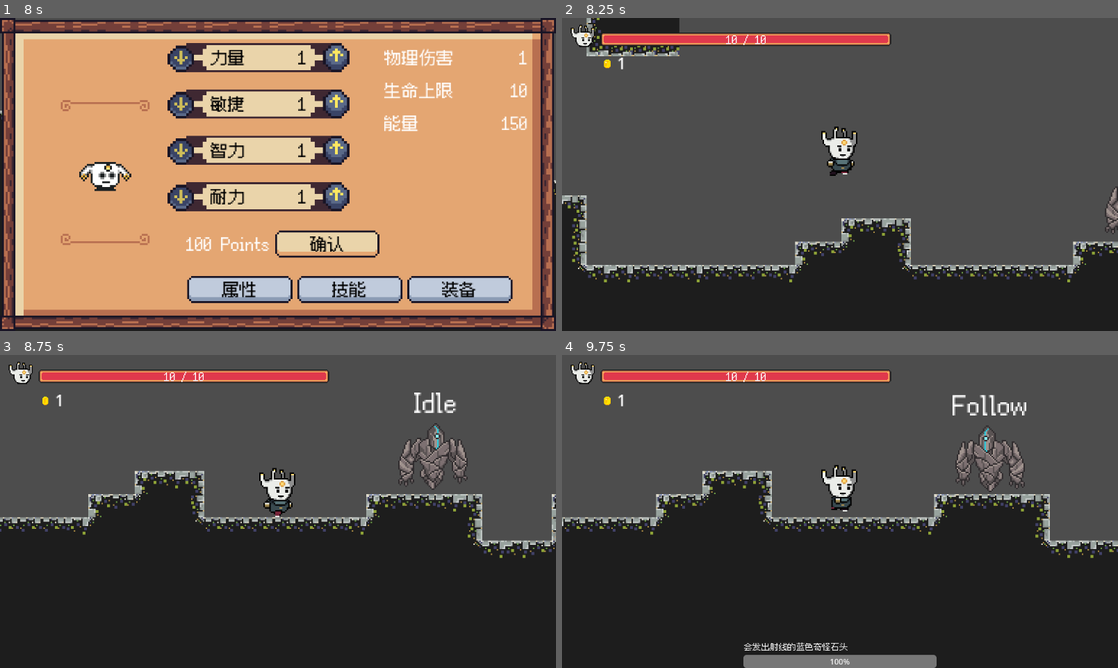
Above: before the commit, frames 1-4 (two rows, left to right).
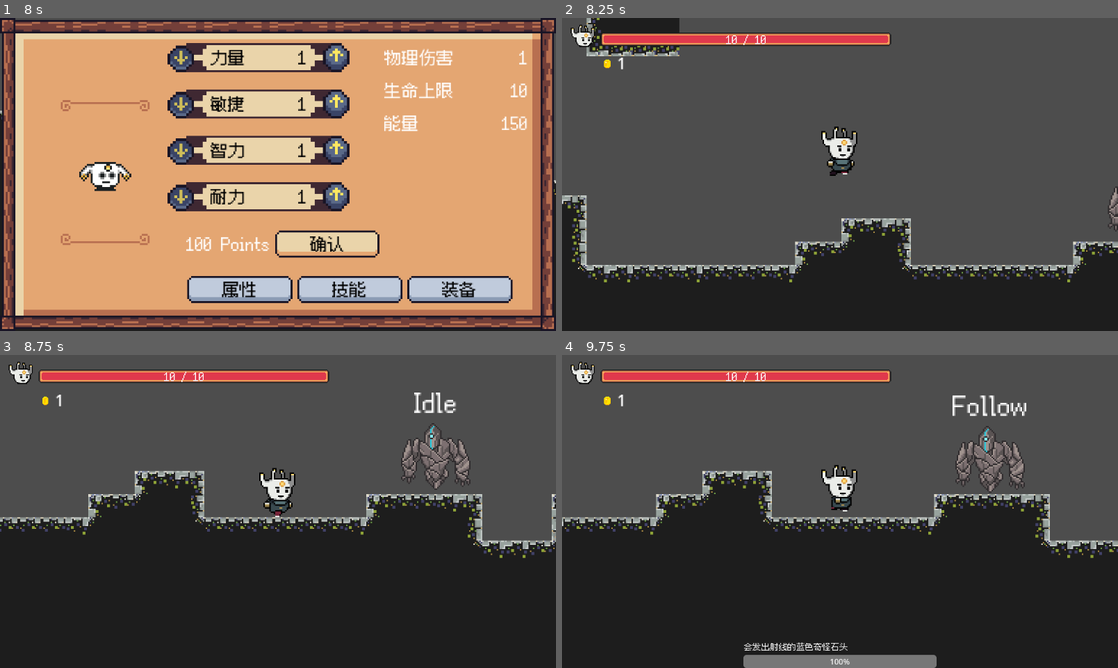
Above: after the commit, the same moments.

Repository: NaxxHua/brain-GD4-prototype
Game: Godot game, scene res://Scenes/main_scene.tscn
The game is run twice, just before and just after one commit, with the same random seed, the same clock (stepped at 60 frames per second) and the same inputs.
Inputs (mouse positions are in pixels of both pictures, inside the frame that each line leads up to):
- Up to frame 1 (8 s): hold V (CharacterSheet) 0.53-1.28 s; hold Right (ui_right) 0.53-2 s; tap V (CharacterSheet) at 1.35, 7.35 s; click (339, 58) at 2.02 s; click (183, 58) at 2.75 s; click "确认" at 3.5 s; click "属性" at 4.25 s; click "技能" at 5 s; click "装备" at 5.75 s; tap Enter at 6.5 s; hold Left (ui_left) 6.53-7.28 s; hold V (CharacterSheet) 6.53-7.28 s; hold Right (ui_right) from 7.28 s (still down)
- Up to frame 2 (8.25 s): keep holding Right (ui_right); tap Space at 8 s; hold V (CharacterSheet) from 8.03 s (still down)
- Up to frame 3 (8.75 s): keep holding Right (ui_right); keep holding V (CharacterSheet)
- Up to frame 4 (9.75 s): release Right (ui_right) at 8.78 s; release V (CharacterSheet) at 8.78 s; hold Left (ui_left) 8.78-9.53 s; tap V (CharacterSheet) at 8.85 s; tap Enter at 9.5 s; hold Right (ui_right) from 9.53 s (still down); hold V (CharacterSheet) from 9.53 s (still down)

Frame 1 is identical in both runs. In frame 2, 0.2% of the frame differs, in the area x 97-100%, y 54-70%; in frame 3, 1.1%, in the area x 71-85%, y 21-44%; in frame 4, 0.3%.

Commit message:
feat: added melee state

Diff:
--- a/Scenes/Enemies/golem_boss.tscn
+++ b/Scenes/Enemies/golem_boss.tscn
@@ -8,6 +8,7 @@
 [ext_resource type="Script" path="res://Scripts/FiniteStateMachine.gd" id="5_3t2t3"]
 [ext_resource type="Script" path="res://Scripts/Idle.gd" id="6_w0vp8"]
 [ext_resource type="Script" path="res://Scripts/Follow.gd" id="7_rhxfi"]
+[ext_resource type="Script" path="res://Scripts/MeleeAttack.gd" id="9_wjf77"]
 
 [sub_resource type="Animation" id="Animation_h2qqo"]
 length = 0.001
@@ -441,7 +442,7 @@
 script = ExtResource("7_rhxfi")
 
 [node name="MeleeAttack" type="Node2D" parent="FiniteStateMachine"]
-script = ExtResource("3_ge3kq")
+script = ExtResource("9_wjf77")
 
 [node name="HomingMissile" type="Node2D" parent="FiniteStateMachine"]
 script = ExtResource("3_ge3kq")
--- a/Scenes/main_scene.tscn
+++ b/Scenes/main_scene.tscn
@@ -577,6 +577,8 @@
 
 [node name="GolemBoss" parent="." instance=ExtResource("23_41m8x")]
 position = Vector2(2223, 1002)
+collision_layer = 3
+collision_mask = 1
 
 [connection signal="body_entered" from="Door2/portal" to="Door2/portal" method="_on_body_entered"]
 [connection signal="opening_door" from="Switch" to="Door" method="_on_switch_opening_door"]
--- /dev/null
+++ b/Scripts/MeleeAttack.gd
@@ -0,0 +1,9 @@
+extends State
+
+func enter():
+	super.enter()
+	animation_player.play("melee_attack")
+
+func transition():
+	if owner.direction.length() > 30:
+		get_parent().change_state("Follow")
--- a/Scripts/golem_boss.gd
+++ b/Scripts/golem_boss.gd
@@ -5,10 +5,13 @@
 
 var direction : Vector2
 
+var gravity = 2000
+
 func _ready():
 	set_physics_process(false)
 
 func _process(delta):
+	direction = player.position - position
 	if direction.x < 0 :
 		sprite.flip_h = true
 	else:
@@ -17,4 +20,5 @@
 func _physics_process(delta):
 	direction = player.position - position
 	velocity = direction.normalized() * 10
-	move_and_collide(velocity * delta)
+	velocity.y += gravity * delta
+	move_and_slide()
Not shown: 1 places in Scenes/Enemies/golem_boss.tscn that only renumber resources
